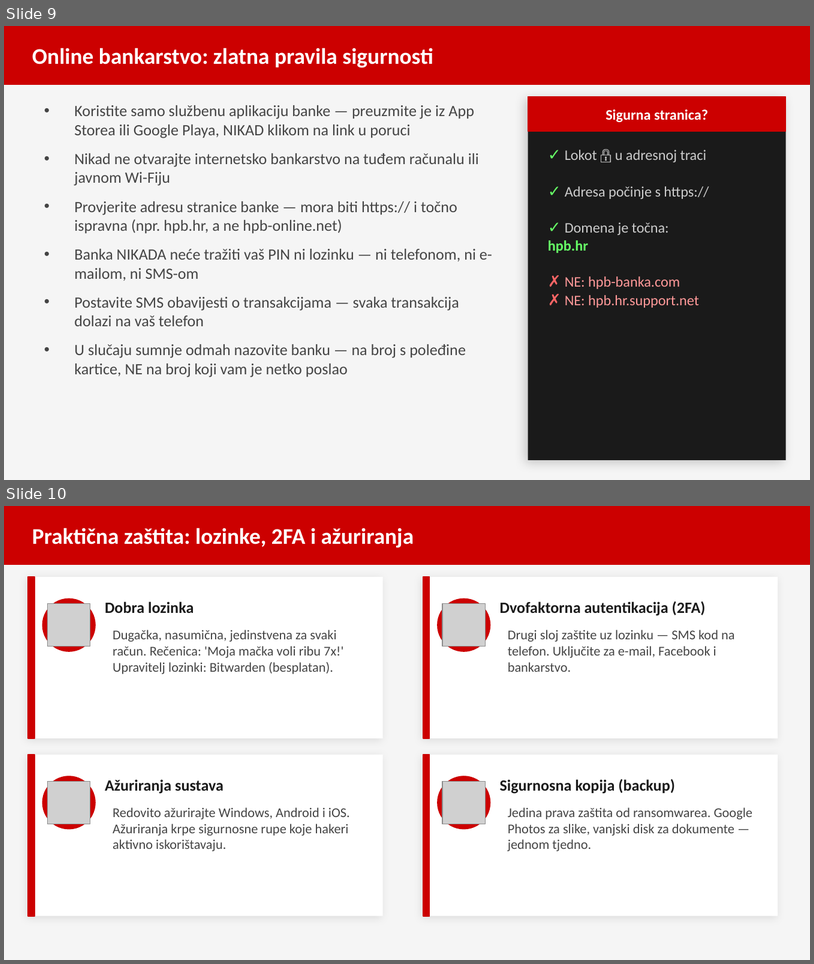
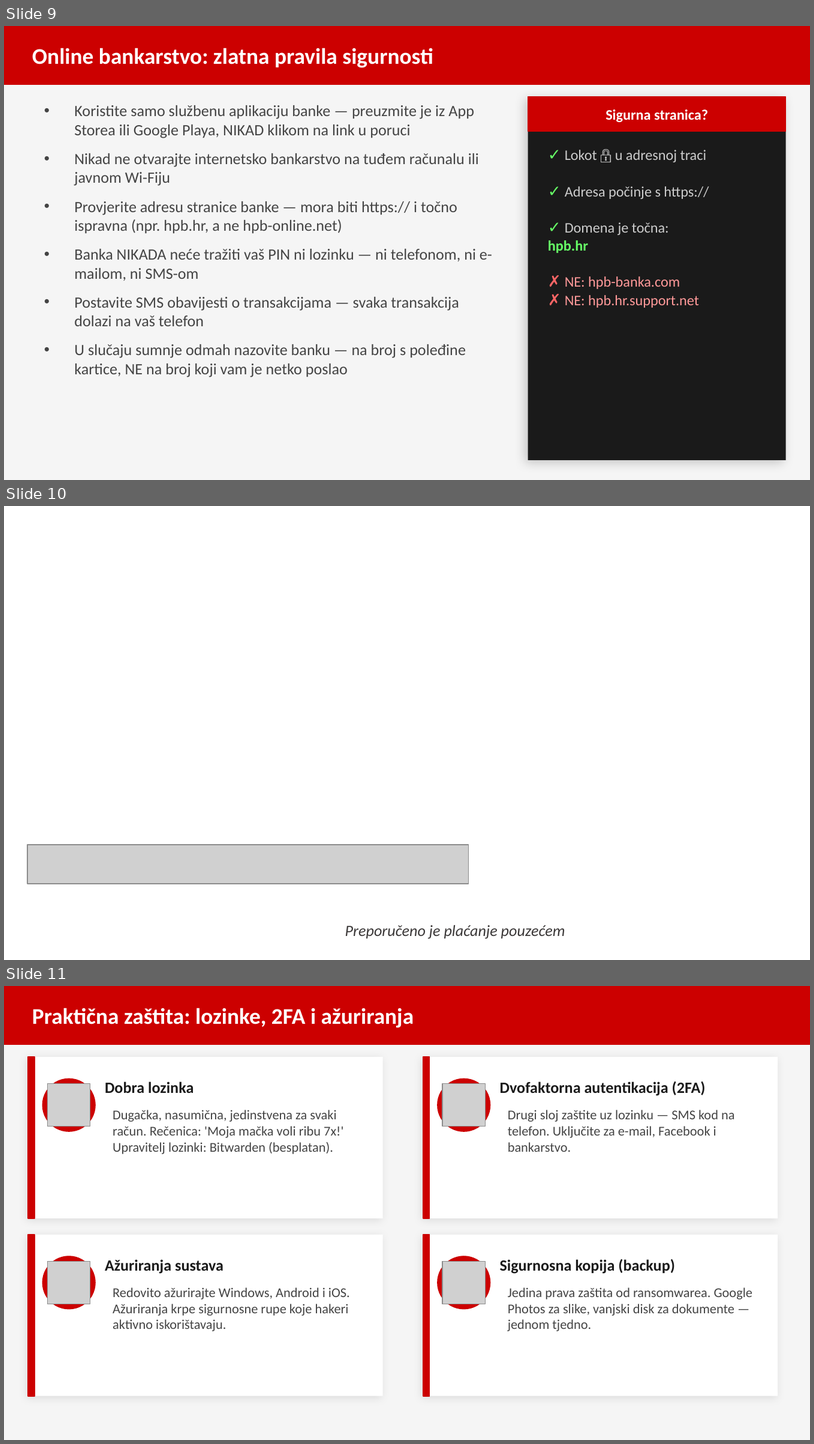
Before and after one commit to brunobilandzic/dipl, a slide deck: praksa/RAST/izradaprezentacije/Sigurnost_na_internetu_prezentacija.pptx. Shown one above the other, each under a label of ours: slides 9 and 10 before the commit, slides 9, 10 and 11 after it. The pictures are 814x964 and 814x1444 pixels, drawn with LibreOffice and Linux fonts; fonts in the diff are those of the drawing; grey boxes stand for pictures; background and template pictures are left out. Boxes give left, top, right and bottom in pixels: in the first picture for what was removed or moved away, otherwise in the second. Text is boxed around its words. In the diff, an @@ line names an element or a change of style, - is before the commit and + after.

```diff
--- a/praksa/RAST/izradaprezentacije/Sigurnost_na_internetu_prezentacija.pptx
+++ b/praksa/RAST/izradaprezentacije/Sigurnost_na_internetu_prezentacija.pptx
@@ slide 10 added at (4,506,810,960), background picture (left out) @@
@@ picture added at (27,844,468,883) @@
@@ text added at (345,925,566,939), 14 pt, text #3B3838, italic @@
+Preporučeno je plaćanje pouzećem
@@ what was slide 10 is now slide 11 @@
```
Also in this commit, not shown: 4 slides changed, 29 other files.
